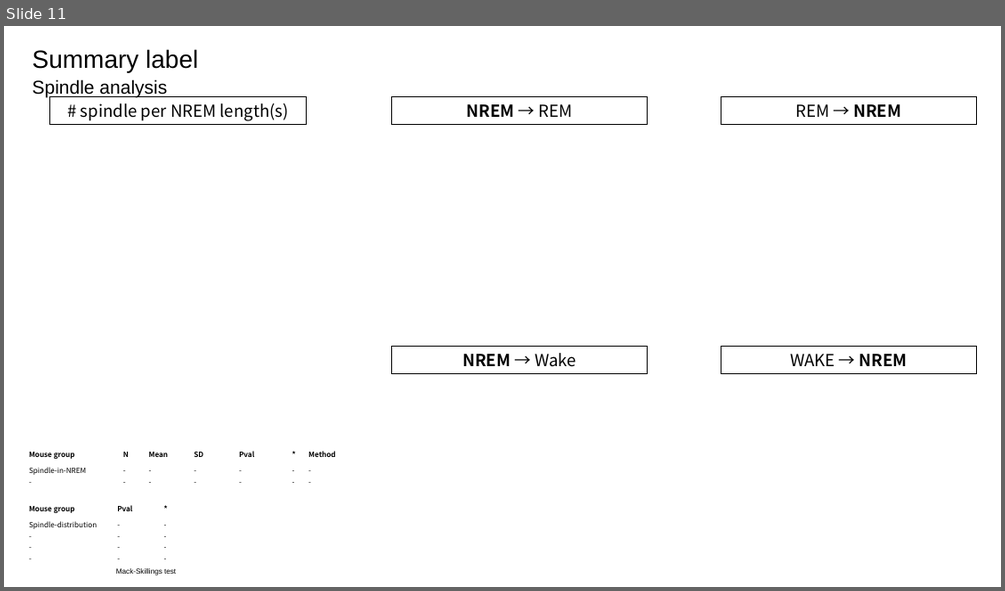
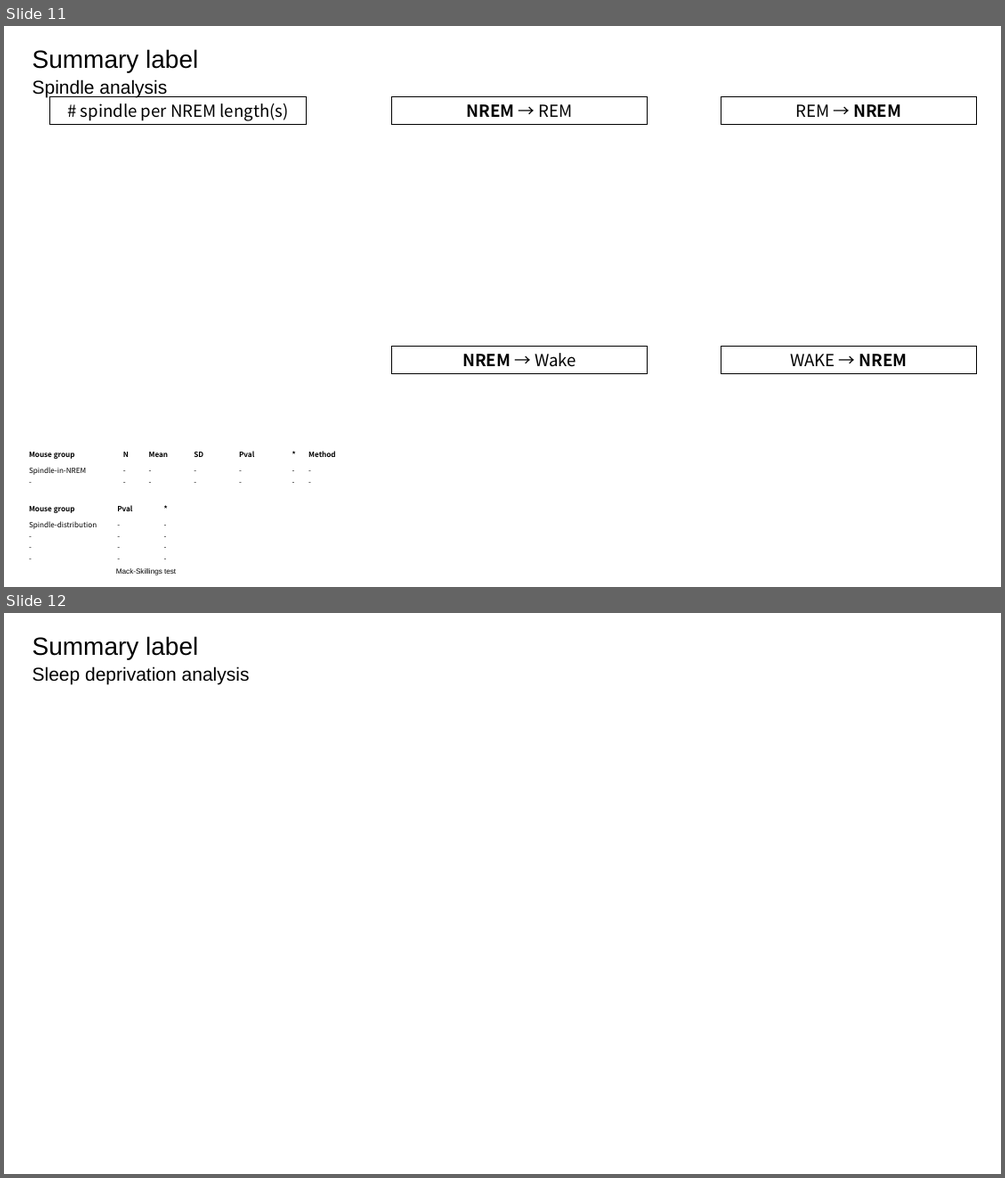
Before and after one commit to OrganismalSystemsBiology/faster2, a slide deck: faster2lib/EEG_power_specrum_template.pptx. Shown one above the other, each under a label of ours: slide 11 before the commit, slides 11 and 12 after it. The pictures are 1005x591 and 1005x1178 pixels, drawn with LibreOffice and Linux fonts; fonts in the diff are those of the drawing. Boxes give left, top, right and bottom in pixels: in the first picture for what was removed or moved away, otherwise in the second. Text is boxed around its words. In the diff, an @@ line names an element or a change of style, - is before the commit and + after.

Commit message:
[UPD] added a slide page

```diff
--- a/faster2lib/EEG_power_specrum_template.pptx
+++ b/faster2lib/EEG_power_specrum_template.pptx
@@ slide 12 added at (4, 613, 1001, 1174), background #FFFFFF @@
@@ text added at (32, 636, 198, 659), 24 pt, text #000000 @@
+Summary label
@@ text added at (32, 666, 250, 684), 18 pt, text #000000 @@
+Sleep deprivation analysis
```
Also in this commit, not shown: 1 slide changed, 1 other file.
